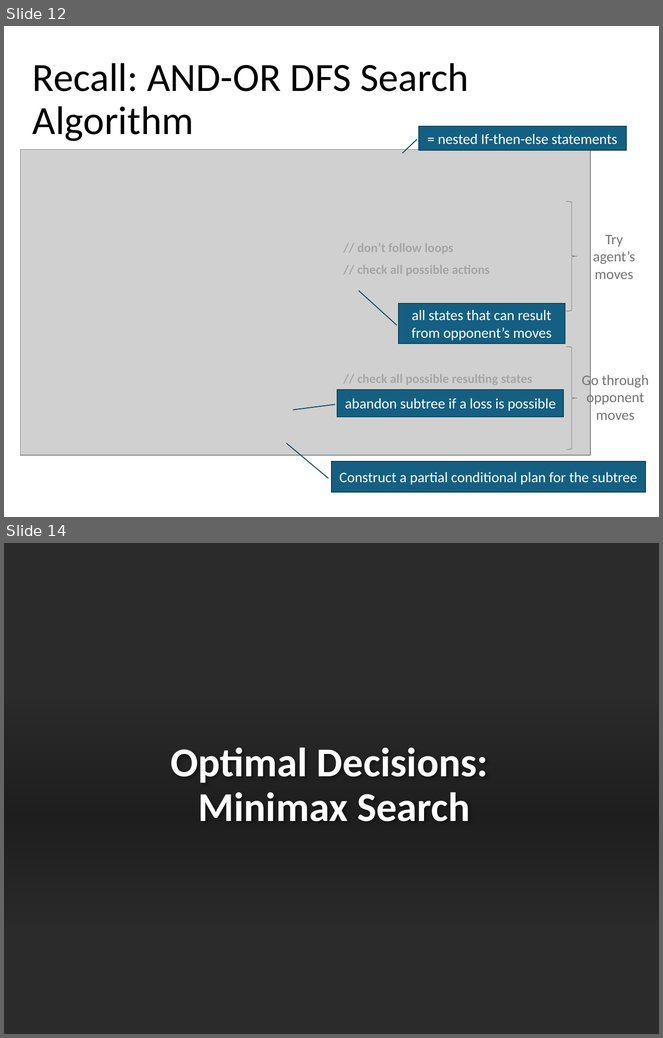
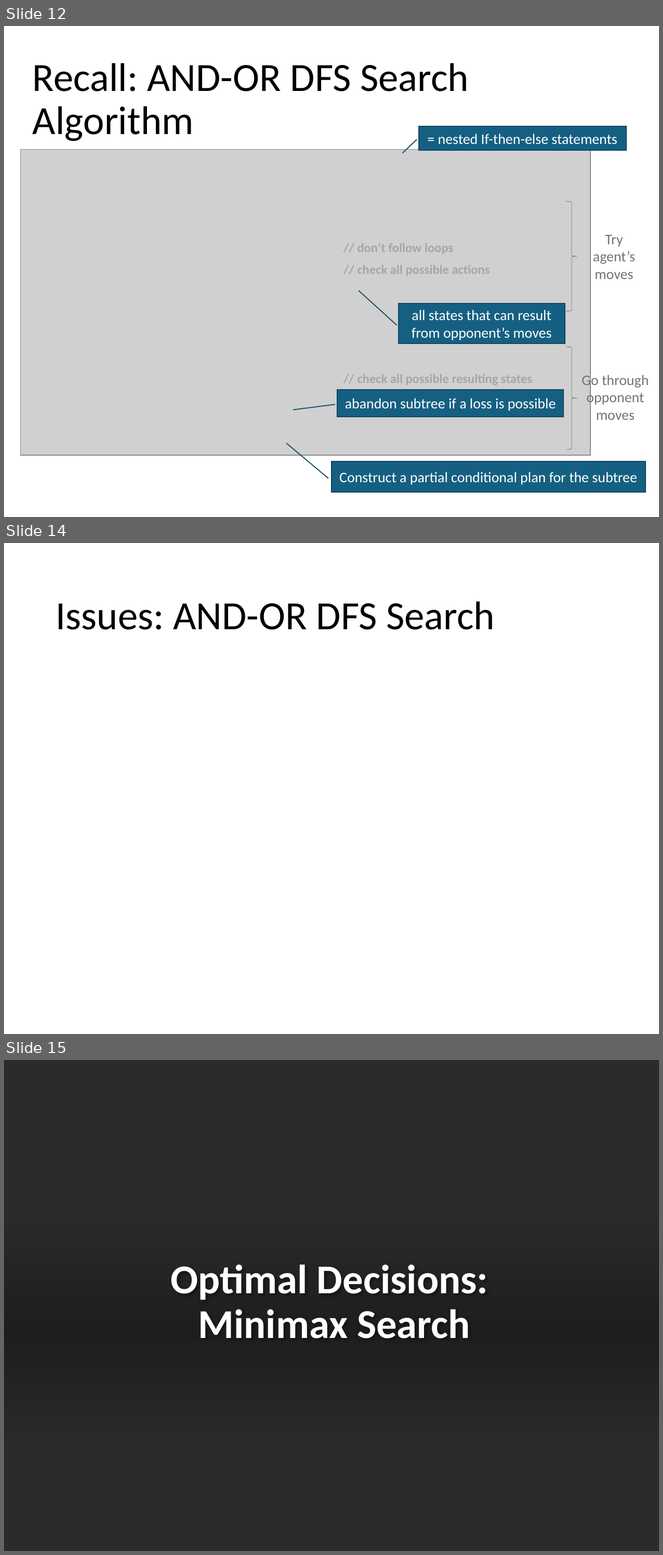
Before and after one commit to kunleola/CS7320, a slide deck: slides/05_games.pptx. Shown one above the other, each under a label of ours: slides 12 and 14 before the commit, slides 12, 14 and 15 after it; the slides between them are not shown. The pictures are 663x1038 and 663x1555 pixels, drawn with LibreOffice and Linux fonts; fonts in the diff are those of the drawing; grey boxes stand for pictures; background and template pictures are left out; a plain dark background stands for a picture behind light text. Boxes give left, top, right and bottom in pixels: in the first picture for what was removed or moved away, otherwise in the second. Text is boxed around its words. In the diff, an @@ line names an element or a change of style, - is before the commit and + after.

```diff
--- a/slides/05_games.pptx
+++ b/slides/05_games.pptx
@@ slide 14 added at (4,543,659,1034), background #FFFFFF @@
@@ title added at (55,601,495,630), 44 pt, text #000000 @@
+Issues: AND-OR DFS Search
@@ what was slide 14 is now slide 15 @@
```
Also in this commit, not shown: 2 slides changed, 1 other file.
